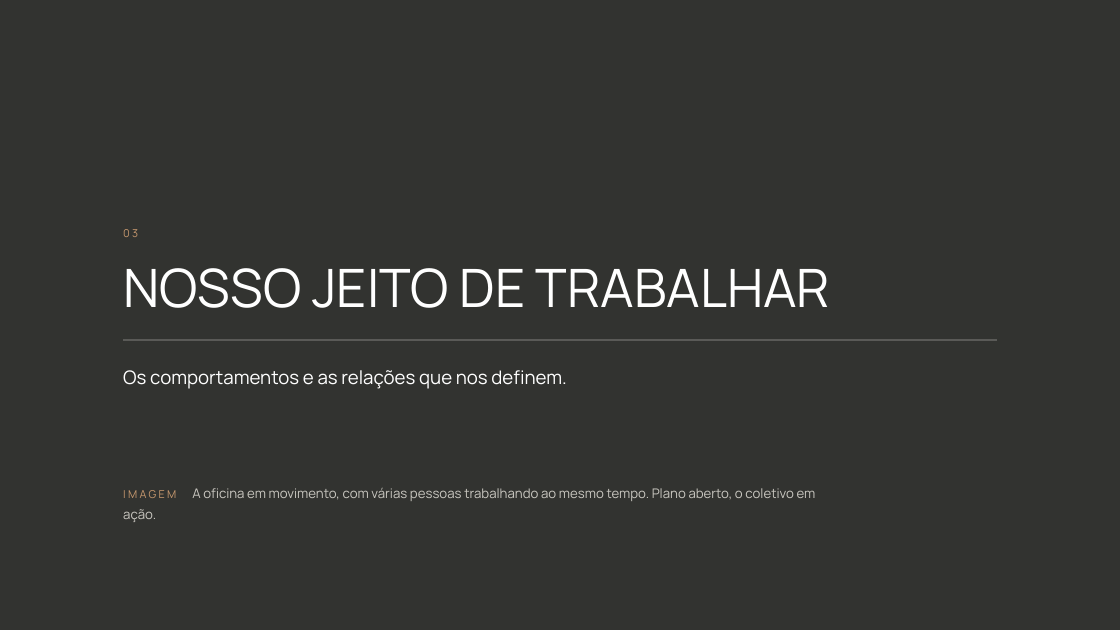
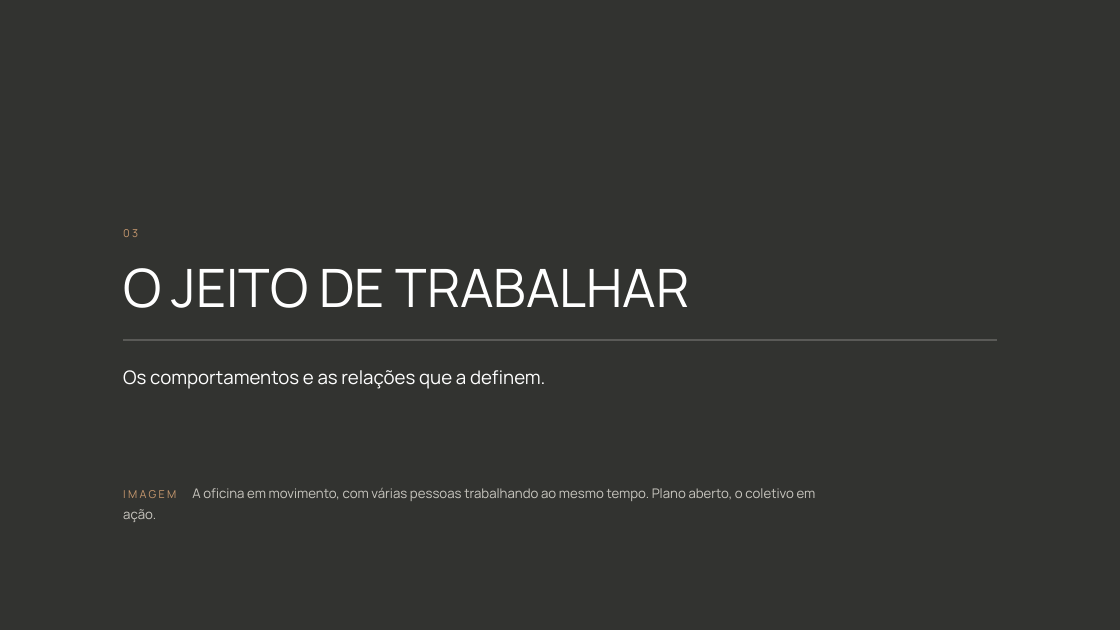
Before and after one commit to kellyalbertkabrand/Apresentacao_Revelacao_de_Essencia, a slide deck: slide 13 of clientes/flavia-muccelin/Cultura-Organizacional-Forma-e-My-Home.pptx. Drawn at 1120x630 pixels with LibreOffice and Linux fonts; fonts in the diff are those of the drawing; background and template pictures are left out; a plain dark background stands for a picture behind light text. Boxes give left, top, right and bottom in pixels: in the first picture for what was removed or moved away, otherwise in the second. Text is boxed around its words. In the diff, an @@ line names an element or a change of style, - is before the commit and + after.

```diff
--- a/clientes/flavia-muccelin/Cultura-Organizacional-Forma-e-My-Home.pptx
+++ b/clientes/flavia-muccelin/Cultura-Organizacional-Forma-e-My-Home.pptx
@@ text at box(123, 268, 690, 308): text changed @@
-NOSSO JEITO DE TRABALHAR
+O JEITO DE TRABALHAR
@@ text at box(123, 370, 545, 389): text changed @@
-Os comportamentos e as relações que nos definem.
+Os comportamentos e as relações que a definem.
```
Also in this commit, not shown: 14 other slides changed, 1 slide added, 1 slide removed, 21 other files.
